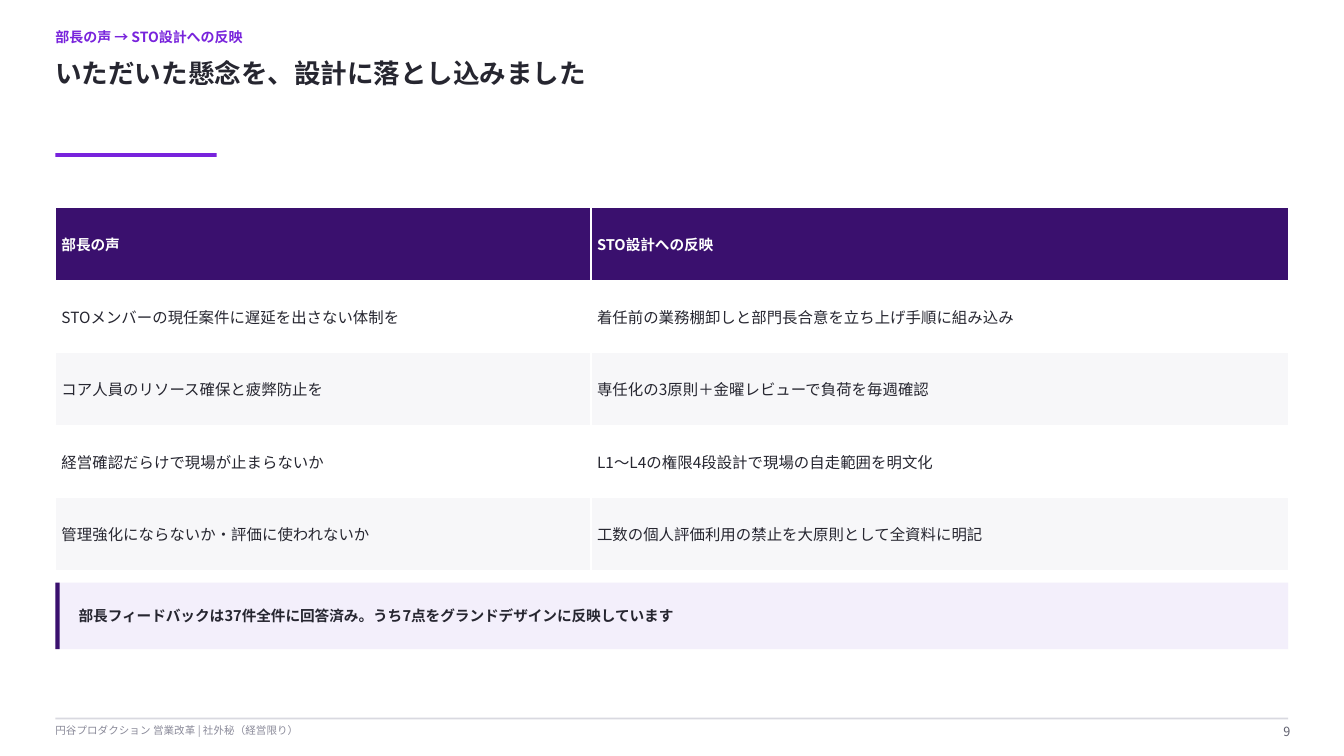
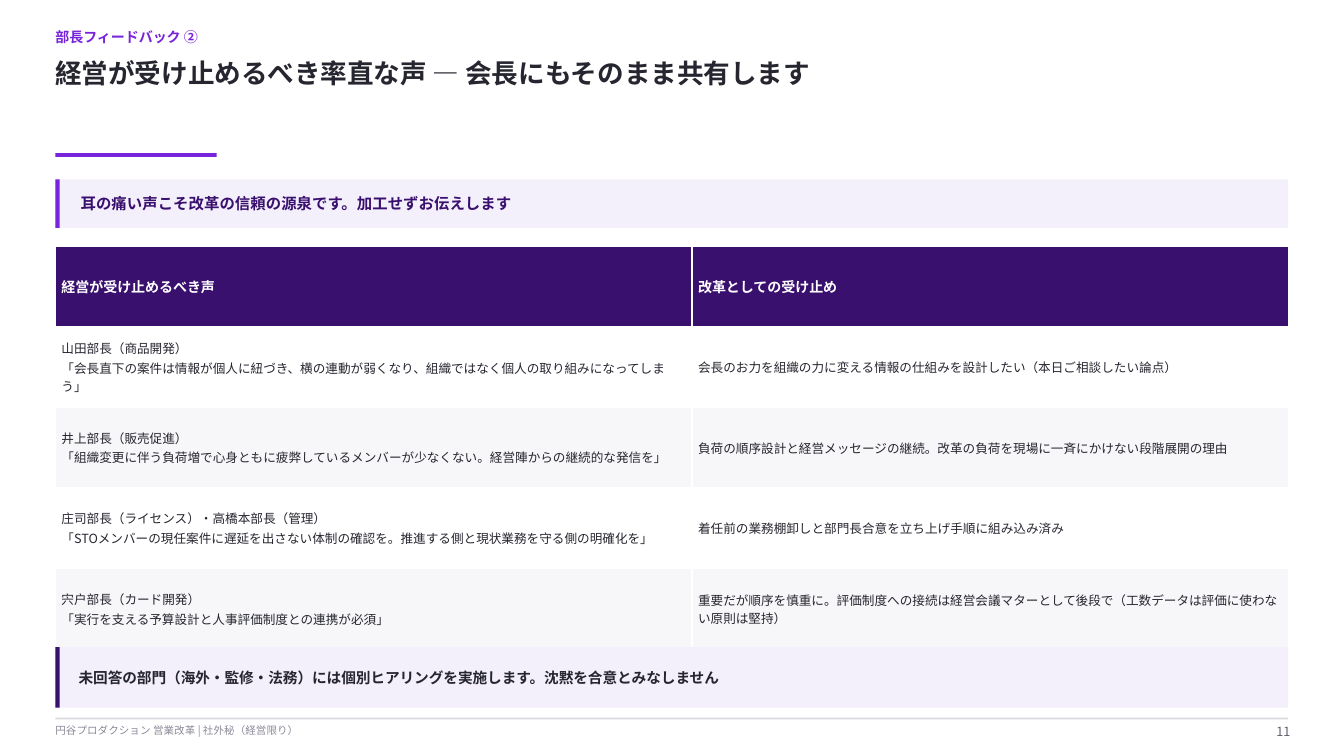
Before and after one commit to hayatoshintani-spe/kessho-lens, a slide deck: slide 11 of docs/営業改革_STO立ち上げ_山本会長共有資料.pptx (slide 9 before the commit). Drawn at 1344x756 pixels with LibreOffice and Linux fonts; fonts in the diff are those of the drawing. Boxes give left, top, right and bottom in pixels: in the first picture for what was removed or moved away, otherwise in the second. Text is boxed around its words. In the diff, an @@ line names an element or a change of style, - is before the commit and + after.

```diff
--- a/docs/営業改革_STO立ち上げ_山本会長共有資料.pptx
+++ b/docs/営業改革_STO立ち上げ_山本会長共有資料.pptx
@@ text "部長フィードバック ②" at box(55, 30, 198, 44): vertical alignment middle to top @@
@@ text at box(55, 30, 198, 44): text changed; size 10.5 to 10 pt; text colour #262630 to #7823DC @@
-部長フィードバックは37件全件に回答済み。うち7点をグランドデザインに反映しています
+部長フィードバック ②
@@ text removed at box(55, 30, 242, 44) @@
-部長の声 → STO設計への反映
@@ text at box(55, 60, 809, 86): text changed @@
-いただいた懸念を、設計に落とし込みました
+経営が受け止めるべき率直な声 — 会長にもそのまま共有します
@@ rectangle added at box(55, 179, 1289, 228), fill #F3EFFB @@
@@ rectangle added at box(55, 179, 59, 228), fill #7823DC @@
@@ table removed at box(55, 208, 1289, 571), 5 rows, 2 columns @@
-部長の声 | STO設計への反映
-STOメンバーの現任案件に遅延を出さない体制を | 着任前の業務棚卸しと部門長合意を立ち上げ手順に組み込み
-コア人員のリソース確保と疲弊防止を | 専任化の3原則＋金曜レビューで負荷を毎週確認
-経営確認だらけで現場が止まらないか | L1〜L4の権限4段設計で現場の自走範囲を明文化
-管理強化にならないか・評価に使われないか | 工数の個人評価利用の禁止を大原則として全資料に明記
@@ text added at box(81, 196, 512, 211), 11 pt, text #3A106E, bold @@
+耳の痛い声こそ改革の信頼の源泉です。加工せずお伝えします
@@ table added at box(55, 246, 1289, 649), 5 rows, 2 columns @@
+経営が受け止めるべき声 | 改革としての受け止め
+山田部長（商品開発） / 「会長直下の案件は情報が個人に紐づき、横の連動が弱くなり、組織ではなく個人の取り組みになってしまう」 | 会長のお力を組織の力に変える情報の仕組みを設計したい（本日ご相談したい論点）
+井上部長（販売促進） / 「組織変更に伴う負荷増で心身ともに疲弊しているメンバーが少なくない。経営陣からの継続的な発信を」 | 負荷の順序設計と経営メッセージの継続。改革の負荷を現場に一斉にかけない段階展開の理由
+庄司部長（ライセンス）・高橋本部長（管理） / 「STOメンバーの現任案件に遅延を出さない体制の確認を。推進する側と現状業務を守る側の明確化を」 | 着任前の業務棚卸しと部門長合意を立ち上げ手順に組み込み済み
+宍戸部長（カード開発） / 「実行を支える予算設計と人事評価制度との連携が必須」 | 重要だが順序を慎重に。評価制度への接続は経営会議マターとして後段で（工数データは評価に使わない原則は堅持）
@@ rectangle: place and size @@
-rectangle at box(55, 583, 1289, 649)
+rectangle at box(55, 647, 1289, 708)
@@ rectangle: place and size @@
-rectangle at box(55, 583, 59, 649)
+rectangle at box(55, 647, 59, 708)
@@ text added at box(79, 670, 719, 685), 10.5 pt, text #262630, bold @@
+未回答の部門（海外・監修・法務）には個別ヒアリングを実施します。沈黙を合意とみなしません
@@ text at box(1276, 727, 1290, 736): text changed @@
-9
+11
```
Also in this commit, not shown: 2 other slides changed, 2 slides added, 1 other file.
